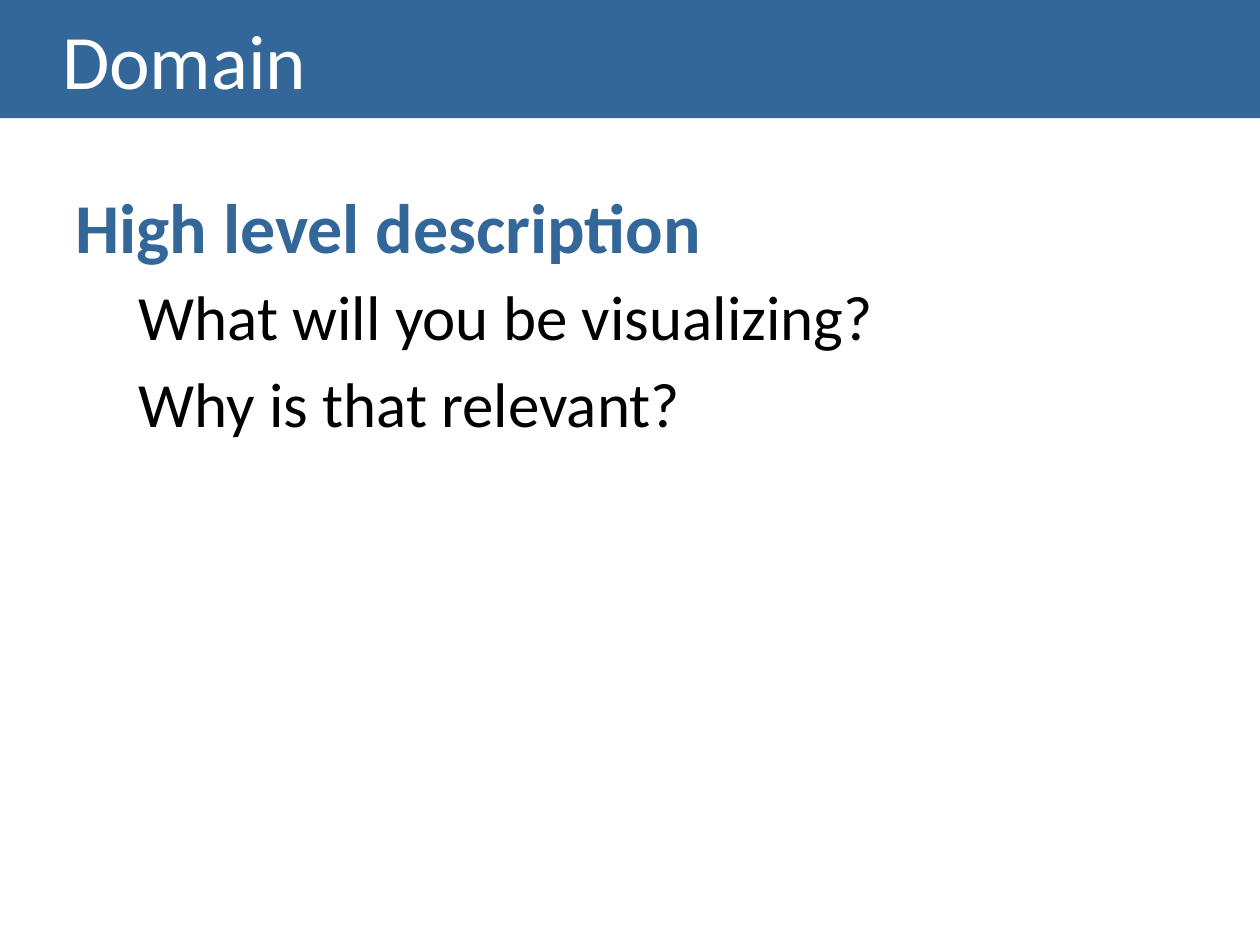
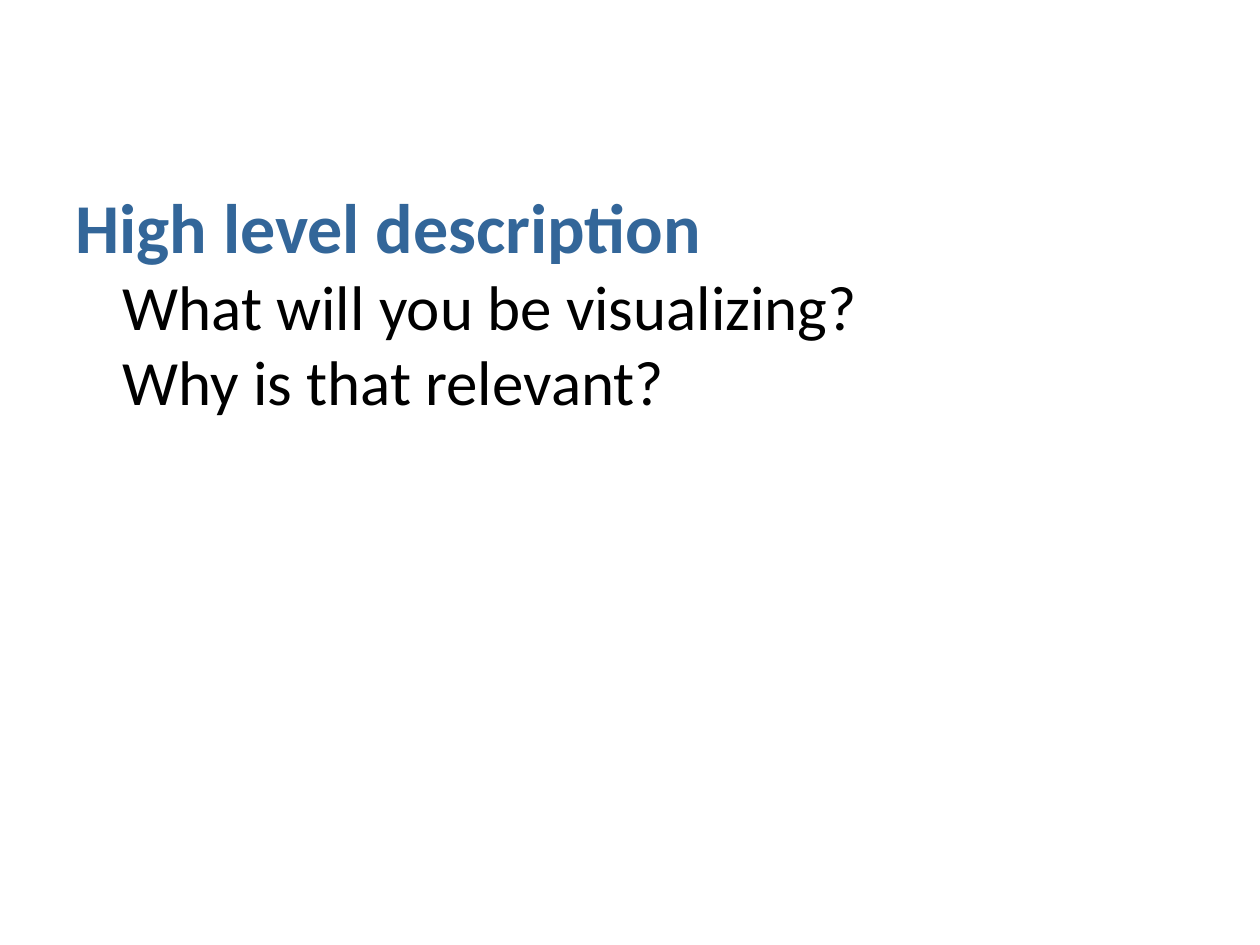
Before and after one commit to Zuchis/info-vis, a slide deck: slide 3 of checkpoint1/Lab02-PresentationTemplate.pptx. Drawn at 1260x945 pixels with LibreOffice and Linux fonts; fonts in the diff are those of the drawing. Boxes give left, top, right and bottom in pixels: in the first picture for what was removed or moved away, otherwise in the second. Text is boxed around its words. In the diff, an @@ line names an element or a change of style, - is before the commit and + after.

Commit message:
lul

```diff
--- a/checkpoint1/Lab02-PresentationTemplate.pptx
+++ b/checkpoint1/Lab02-PresentationTemplate.pptx
@@ title removed at [0, 0, 1260, 118] @@
-Domain
@@ text "High level description" at [75, 204, 857, 415]: indent changed; less space between paragraphs; list level 2 to 1 in "What will you be visualizing?"; list level 2 to 1 in "Why is that relevant?" @@
```
Also in this commit, not shown: 9 other slides changed, 1 slide removed.
